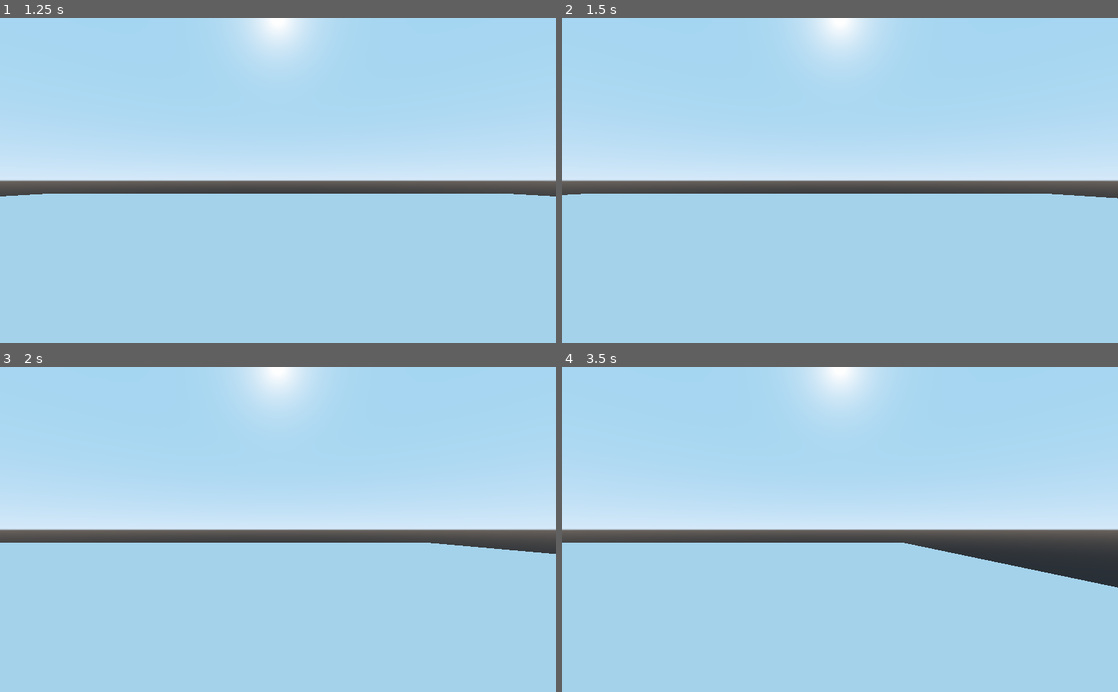
Above: before the commit, frames 1-4 (two rows, left to right).
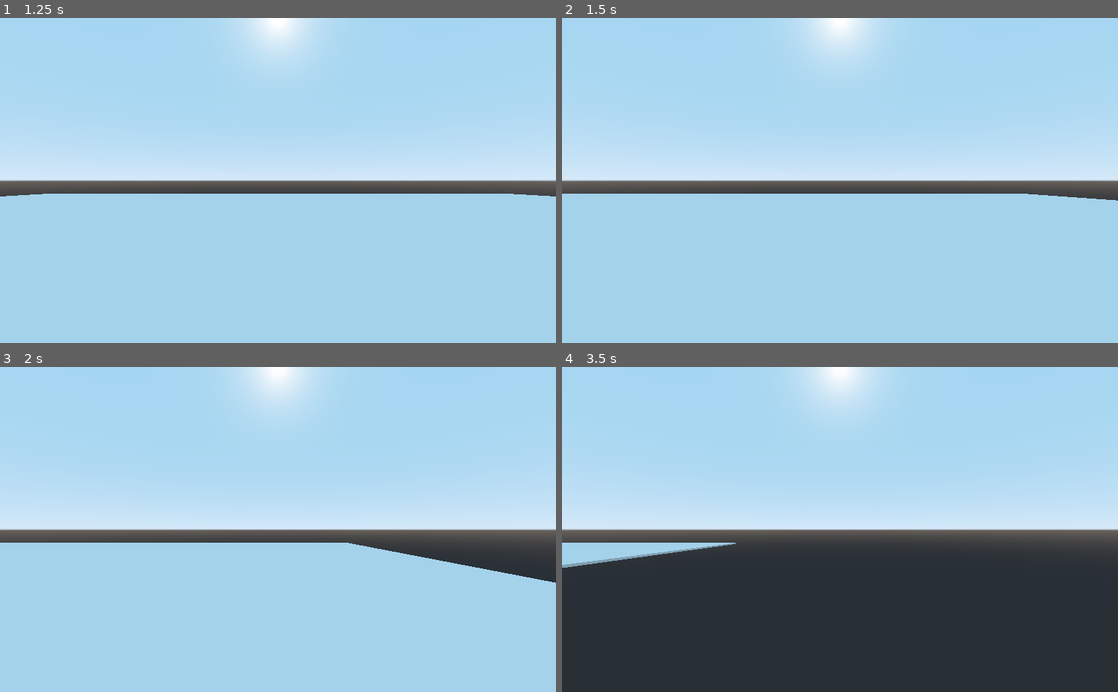
Above: after the commit, the same moments.

Repository: Blue-Bean-Games/Unnamed-Horror-Game
Game: Godot game, scene res://Scenes/Start.tscn
Same seed, same stepped clock (60 frames per second), same inputs: the game is played once before the commit and once after it.
Inputs (mouse positions are in pixels of both pictures, inside the frame that each line leads up to):
- Up to frame 1 (1.25 s): click "Episodes" at 0.5 s
- Up to frame 2 (1.5 s): tap Enter at 1.25 s; move the mouse to (962, 164) at 1.27 s; hold D (move-right) from 1.28 s (still down); hold Shift (sprint, bound only after the commit) from 1.28 s (still down)
- Up to frame 3 (2 s): keep holding D (move-right); keep holding Shift (sprint, bound only after the commit)
- Up to frame 4 (3.5 s): move the mouse to (728, 545) at 2.02 s; release D (move-right) at 2.03 s; release Shift (sprint, bound only after the commit) at 2.03 s; hold S (move-backwards) 2.03-2.78 s; tap Shift (sprint, bound only after the commit) at 2.1 s; tap Space at 2.75 s; move the mouse to (895, 458) at 2.77 s; hold D (move-right) from 2.78 s (still down); hold Shift (sprint, bound only after the commit) from 2.78 s (still down)

Frame 1 is identical in both runs. In frame 2, 0.1% of the frame differs, in the area x 0-100%, y 54-57%; in frame 3, 1.9%; in frame 4, 42%, in the area x 0-100%, y 54-100%.

Commit message:
added sprinting

Diff:
--- a/Scripts/player.gd
+++ b/Scripts/player.gd
@@ -2,6 +2,7 @@
 
 var movement_speed = 50
 var mouse_sensitivity = 0.005
+var sprinting = false
 
 func _unhandled_input(event):
 	#mouse rotation
@@ -25,6 +26,11 @@
 	elif Input.is_action_pressed("move-right"):
 		movement_direction += global_transform.basis.x
 
+	if Input.is_action_pressed("sprint"):
+		movement_speed = 100
+	else:
+		movement_speed = 50
+
 	movement_direction = movement_direction.normalized()
 
 	return movement_direction
--- a/project.godot
+++ b/project.godot
@@ -36,6 +36,11 @@
 "events": [ Object(InputEventKey,"resource_local_to_scene":false,"resource_name":"","device":0,"alt":false,"shift":false,"control":false,"meta":false,"command":false,"pressed":false,"scancode":68,"physical_scancode":0,"unicode":0,"echo":false,"script":null)
  ]
 }
+sprint={
+"deadzone": 0.5,
+"events": [ Object(InputEventKey,"resource_local_to_scene":false,"resource_name":"","device":0,"alt":false,"shift":false,"control":false,"meta":false,"command":false,"pressed":false,"scancode":16777237,"physical_scancode":0,"unicode":0,"echo":false,"script":null)
+ ]
+}
 
 [physics]
 
